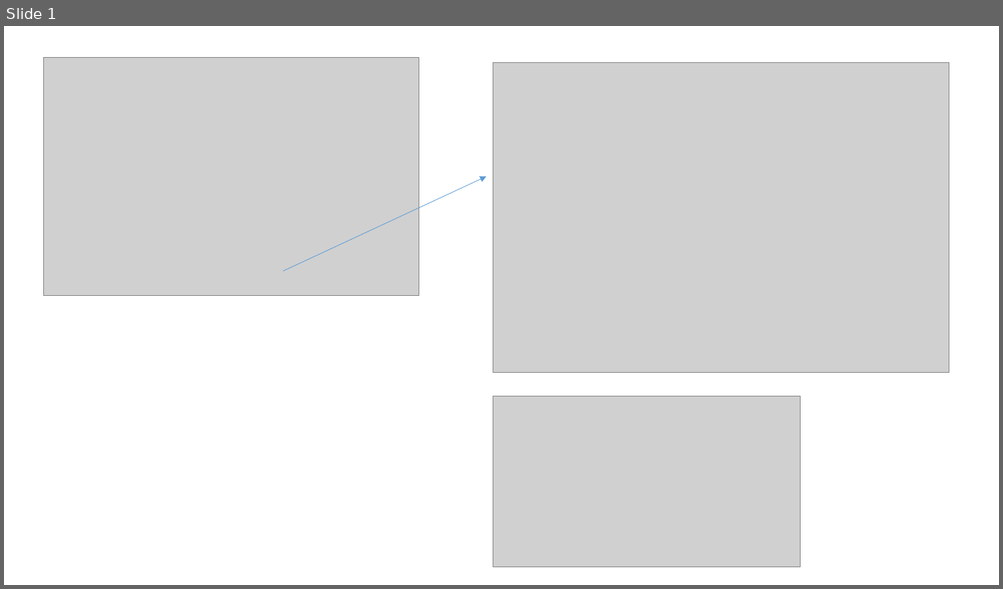
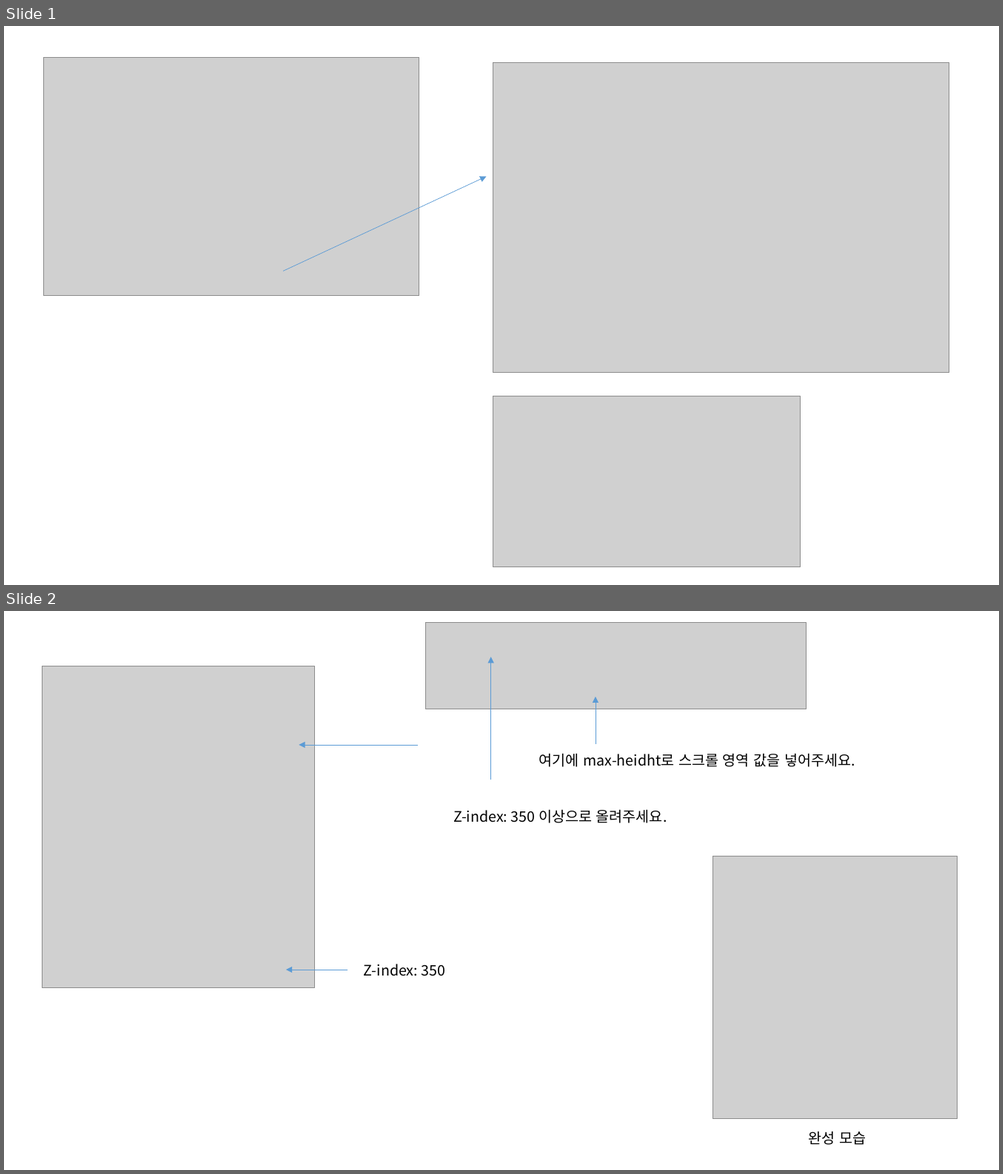
Before and after one commit to jeoungGyy/sejong, a slide deck: ppt/04-12.pptx. Shown one above the other, each under a label of ours: slide 1 before the commit, slides 1 and 2 after it. The pictures are 1003x589 and 1003x1174 pixels, drawn with LibreOffice and Linux fonts; fonts in the diff are those of the drawing; grey boxes stand for pictures. Boxes give left, top, right and bottom in pixels: in the first picture for what was removed or moved away, otherwise in the second. Text is boxed around its words. In the diff, an @@ line names an element or a change of style, - is before the commit and + after.

```diff
--- a/ppt/04-12.pptx
+++ b/ppt/04-12.pptx
@@ slide 2 added at [4,611,999,1170], background #FFFFFF @@
@@ picture added at [426,622,806,709] @@
@@ picture added at [42,667,314,988] @@
@@ arrow added from (490, 780) to (490, 657), #5B9BD5 0.5 pt @@
@@ arrow added from (596, 744) to (596, 697), #5B9BD5 0.5 pt @@
@@ arrow added from (418, 745) to (299, 745), #5B9BD5 0.5 pt @@
@@ text added at [539,753,855,767], 14 pt, text #000000 @@
+여기에 max-heidht로 스크롤 영역 값을 넣어주세요.
@@ text added at [453,809,667,823], 14 pt, text #000000 @@
+Z-index: 350 이상으로 올려주세요.
@@ picture added at [713,857,958,1120] @@
@@ text added at [364,964,446,977], 14 pt, text #000000 @@
+Z-index: 350
@@ arrow added from (348, 970) to (286, 970), #5B9BD5 0.5 pt @@
@@ text added at [808,1131,865,1145], 14 pt, text #000000 @@
+완성 모습
```
Also in this commit, not shown: 1 other file.
